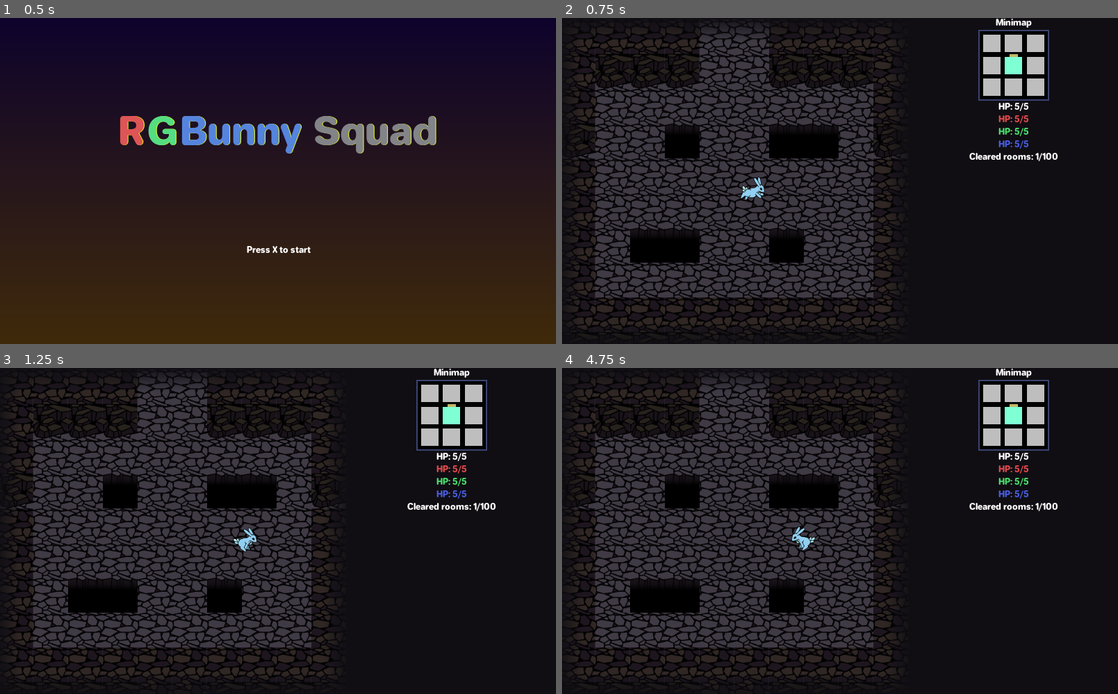
Above: before the commit, frames 1-4 (two rows, left to right).
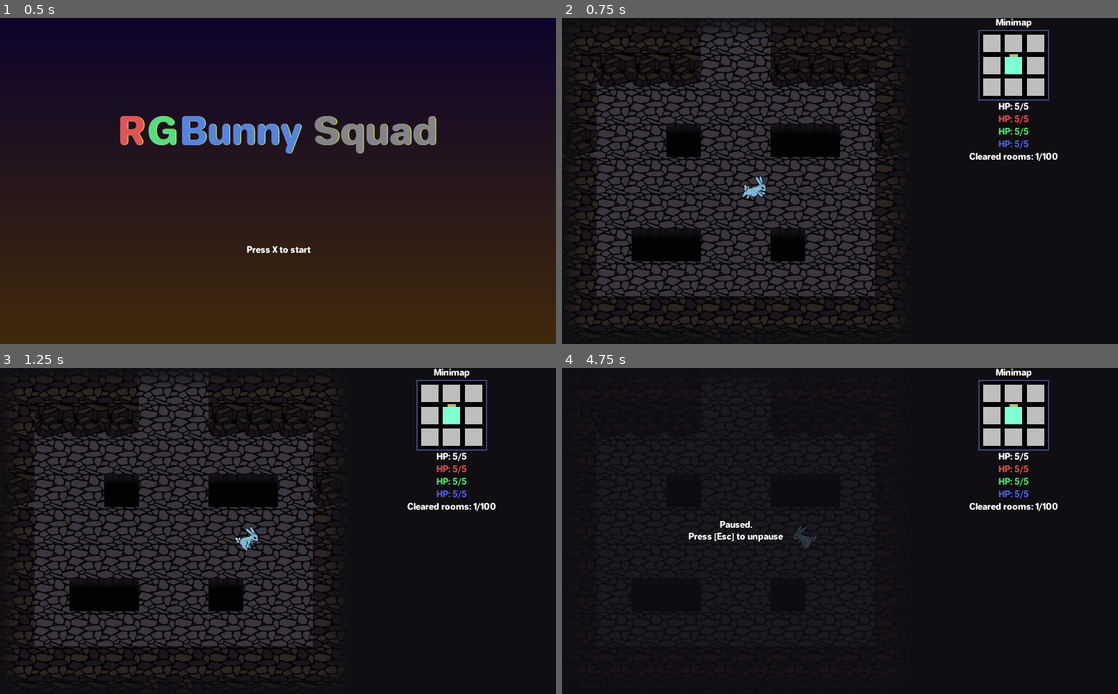
Above: after the commit, the same moments.

Repository: mewore/rgb-squad
Game: Godot game, scene res://ui/MainMenu.tscn
Same seed, same stepped clock (60 frames per second), same inputs: the game is played once before the commit and once after it.
Inputs:
- Up to frame 1 (0.5 s): no input
- Up to frame 2 (0.75 s): tap X at 0.5 s; hold Right (move_right) from 0.53 s (still down); hold D (set_blue) from 0.53 s (still down)
- Up to frame 3 (1.25 s): keep holding Right (move_right); keep holding D (set_blue)
- Up to frame 4 (4.75 s): release Right (move_right) at 1.28 s; release D (set_blue) at 1.28 s; hold Down (move_down) 1.28-2.03 s; tap S (set_green) at 1.35, 4.35 s; hold Right (move_right) 2.03-2.78 s; hold A (set_red) 2.03-2.78 s; hold Up (move_up) 2.78-3.53 s; tap Z (shoot) at 2.85 s; hold D (set_blue) 3.53-4.28 s; hold Left (move_left) from 3.53 s (still down); tap Escape (pause) at 4.15 s

Frame 1 is identical in both runs. In frame 2, 17% of the frame differs, in the area x 1-62%, y 1-97%; in frame 3, 17%; in frame 4, 23%, in the area x 2-61%, y 2-96%.

Commit message:
Add a pause menu (show that the game is paused)

Diff:
--- a/Game.tscn
+++ b/Game.tscn
@@ -1,14 +1,71 @@
-[gd_scene load_steps=9 format=2]
-
-[ext_resource path="res://Game.gd" type="Script" id=1]
+[gd_scene load_steps=12 format=2]
+
 [ext_resource path="res://ui/RoomDisplay.gd" type="Script" id=2]
 [ext_resource path="res://ui/Minimap.tscn" type="PackedScene" id=3]
 [ext_resource path="res://ui/HpDisplay.gd" type="Script" id=4]
 [ext_resource path="res://ui/Border.tscn" type="PackedScene" id=5]
 [ext_resource path="res://ui/camera_shake.tres" type="Animation" id=6]
 [ext_resource path="res://ui/default-theme.tres" type="Theme" id=7]
+[ext_resource path="res://Game.gd" type="Script" id=8]
+[ext_resource path="res://ui/Hud.gd" type="Script" id=9]
 
 [sub_resource type="Animation" id=2]
+resource_name = "pause_appear"
+length = 0.5
+tracks/0/type = "value"
+tracks/0/path = NodePath("PauseOverlay:self_modulate")
+tracks/0/interp = 2
+tracks/0/loop_wrap = true
+tracks/0/imported = false
+tracks/0/enabled = true
+tracks/0/keys = {
+"times": PoolRealArray( 0, 0.5 ),
+"transitions": PoolRealArray( 0.392292, 0.353554 ),
+"update": 0,
+"values": [ Color( 1, 1, 1, 0 ), Color( 1, 1, 1, 1 ) ]
+}
+tracks/1/type = "value"
+tracks/1/path = NodePath("PauseLabel:visible")
+tracks/1/interp = 1
+tracks/1/loop_wrap = true
+tracks/1/imported = false
+tracks/1/enabled = true
+tracks/1/keys = {
+"times": PoolRealArray( 0 ),
+"transitions": PoolRealArray( 1 ),
+"update": 1,
+"values": [ true ]
+}
+
+[sub_resource type="Animation" id=3]
+resource_name = "pause_disappear"
+length = 0.5
+tracks/0/type = "value"
+tracks/0/path = NodePath("PauseOverlay:self_modulate")
+tracks/0/interp = 2
+tracks/0/loop_wrap = true
+tracks/0/imported = false
+tracks/0/enabled = true
+tracks/0/keys = {
+"times": PoolRealArray( 0, 0.5 ),
+"transitions": PoolRealArray( 0.5, 1 ),
+"update": 0,
+"values": [ Color( 1, 1, 1, 1 ), Color( 1, 1, 1, 0 ) ]
+}
+tracks/1/type = "value"
+tracks/1/path = NodePath("PauseLabel:visible")
+tracks/1/interp = 1
+tracks/1/loop_wrap = true
+tracks/1/imported = false
+tracks/1/enabled = true
+tracks/1/keys = {
+"times": PoolRealArray( 0 ),
+"transitions": PoolRealArray( 1 ),
+"update": 1,
+"values": [ false ]
+}
+
+[sub_resource type="Animation" id=1]
 resource_name = "player_hurt"
 length = 0.2
 tracks/0/type = "method"
@@ -55,6 +112,28 @@
 [node name="Border" parent="." instance=ExtResource( 5 )]
 
 [node name="Hud" type="CanvasLayer" parent="."]
+pause_mode = 2
+script = ExtResource( 9 )
+
+[node name="PauseOverlay" type="Polygon2D" parent="Hud"]
+self_modulate = Color( 1, 1, 1, 0.16 )
+color = Color( 0.0627451, 0.054902, 0.0745098, 0.784314 )
+polygon = PoolVector2Array( 0, 0, 1024, 0, 1024, 600, 0, 600 )
+
+[node name="PauseLabel" type="Label" parent="Hud"]
+visible = false
+margin_right = 640.0
+margin_bottom = 600.0
+rect_min_size = Vector2( 640, 600 )
+theme = ExtResource( 7 )
+custom_colors/font_color_shadow = Color( 0, 0, 0, 1 )
+text = "Paused.
+Press [Esc] to unpause"
+align = 1
+valign = 1
+__meta__ = {
+"_edit_use_anchors_": false
+}
 
 [node name="HBoxContainer" type="HBoxContainer" parent="Hud"]
 margin_left = 640.0
@@ -172,9 +251,12 @@
 size_flags_horizontal = 3
 size_flags_vertical = 3
 
+[node name="AnimationPlayer" type="AnimationPlayer" parent="Hud"]
+anims/pause_appear = SubResource( 2 )
+anims/pause_disappear = SubResource( 3 )
+
 [node name="Camera2D" type="Camera2D" parent="."]
 pause_mode = 1
-offset = Vector2( 3, -2 )
 anchor_mode = 0
 current = true
 
--- a/Global.gd
+++ b/Global.gd
@@ -2,6 +2,8 @@
 
 signal player_damaged(old_hp, new_hp)
 signal room_cleared(cleared_rooms, total_rooms)
+signal paused()
+signal unpaused()
 
 var LOG: Log = LogManager.get_log(self)
 
@@ -56,6 +58,11 @@
     return first[0] < second[0]
 
 func set_paused(new_paused: bool) -> void:
+    if new_paused != paused:
+        if new_paused:
+            emit_signal("paused")
+        else:
+            emit_signal("unpaused")
     paused = new_paused
     get_tree().paused = paused or frozen
     var explicitly_pausable: Array = get_tree().get_nodes_in_group("explicitly_pausable")
--- a/project.godot
+++ b/project.godot
@@ -168,6 +168,7 @@
 pause={
 "deadzone": 0.5,
 "events": [ Object(InputEventKey,"resource_local_to_scene":false,"resource_name":"","device":0,"alt":false,"shift":false,"control":false,"meta":false,"command":false,"pressed":false,"scancode":16777217,"unicode":0,"echo":false,"script":null)
+, Object(InputEventKey,"resource_local_to_scene":false,"resource_name":"","device":0,"alt":false,"shift":false,"control":false,"meta":false,"command":false,"pressed":false,"scancode":81,"unicode":0,"echo":false,"script":null)
  ]
 }
 ui_start={
--- /dev/null
+++ b/ui/Hud.gd
@@ -0,0 +1,14 @@
+extends CanvasLayer
+
+var LOG: Log = LogManager.get_log(self)
+onready var ANIMATION_PLAYER: AnimationPlayer = $AnimationPlayer
+
+func _ready():
+    LOG.check_error_code(Global.connect("paused", self, "_on_Global_paused"))
+    LOG.check_error_code(Global.connect("unpaused", self, "_on_Global_unpaused"))
+
+func _on_Global_paused() -> void:
+    ANIMATION_PLAYER.play("pause_appear")
+
+func _on_Global_unpaused() -> void:
+    ANIMATION_PLAYER.play("pause_disappear")
Not shown: 2 places in Game.tscn that only renumber resources
Not shown, changed: README.md
